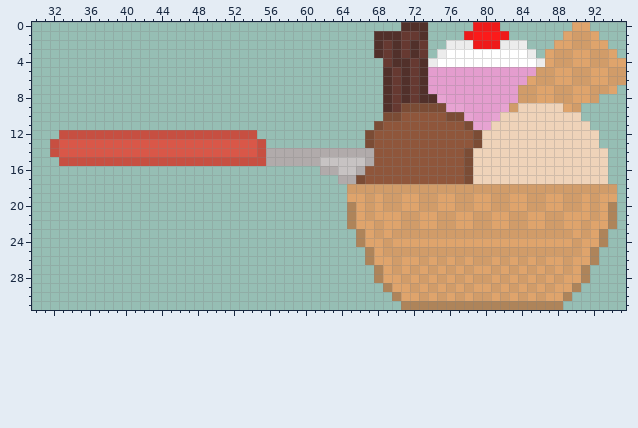
One commit to this pixel-art file: Textures/Ice_CreamSpoonR.aseprite. Above: the version before the commit.
96x32 pixels, 1 frame. Colours within 5 levels of each other are drawn and written as one. Shown: x 30..95, y 0..31.
The same view after the edit:
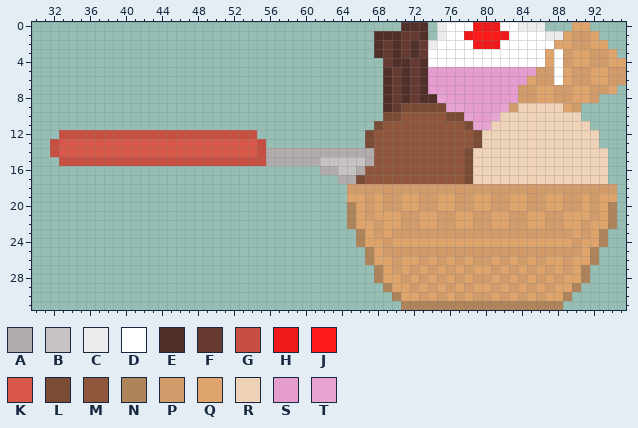
Palette (. is transparent): A #b1abab  B #c7c3c3  C #ececec  D #ffffff  E #51302a  F #663931  G #c74f41  H #ef1919  J #fc1a1a  K #d95748  L #7b4c35  M #8f563b  N #ae845a  P #d19c69  Q #dfa46c  R #efd3b9  S #e49dce  T #e7a3d2
Change:
@@ x 72..90 @@
- 0 EE.....HHH........Q
- 1 FE....HJJJH......QP
- 2 EF..CCCHHHCCC...QQP
- 3 EF.CDDDDDDDDDC.QPPQ
- 4 FECDDDDDDDDDDDCQPPQ
- 5 FESSSSSSSSSSSSPPQQP
- 6 FESSSSSSSSSSSQPPQQP
+ 0 EE.CDDDHHHDDCCC...Q
+ 1 FE.CDDHJJJHDDDDCCQP
+ 2 EFCDDDDHHHDDDDDDQQP
+ 3 EFDDDDDDDDDDDDDQDPQ
+ 4 FEDDDDDDDDDDDDDQDPQ
+ 5 FESSSSSSSSSSSSPPDQP
+ 6 FESSSSSSSSSSSQPPDQP
  7 FESSSSSSSSSSPPQQPPQ
Where, in picture pixels (left, top, right, bottom), the same in both pictures:
changed: (428, 22, 563, 85)
